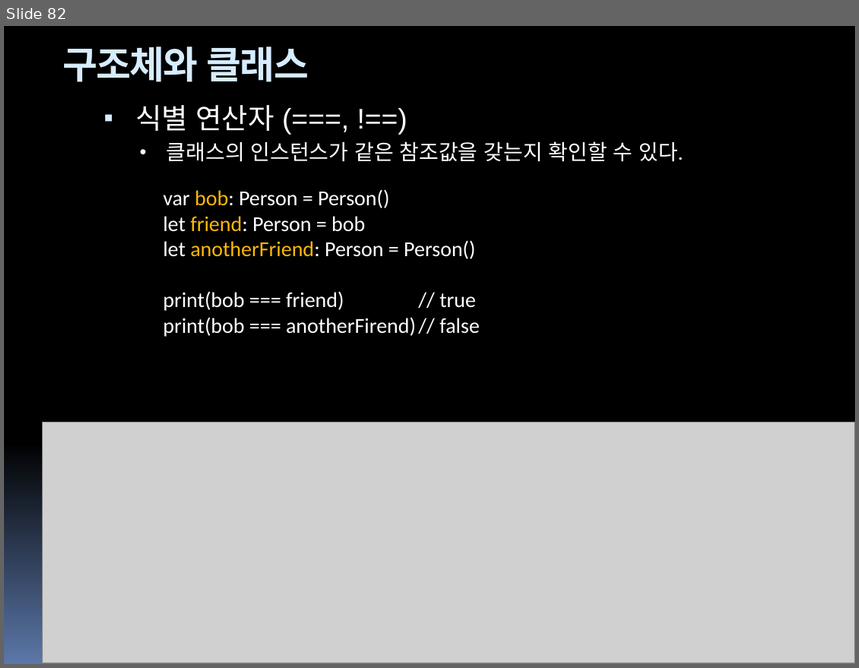
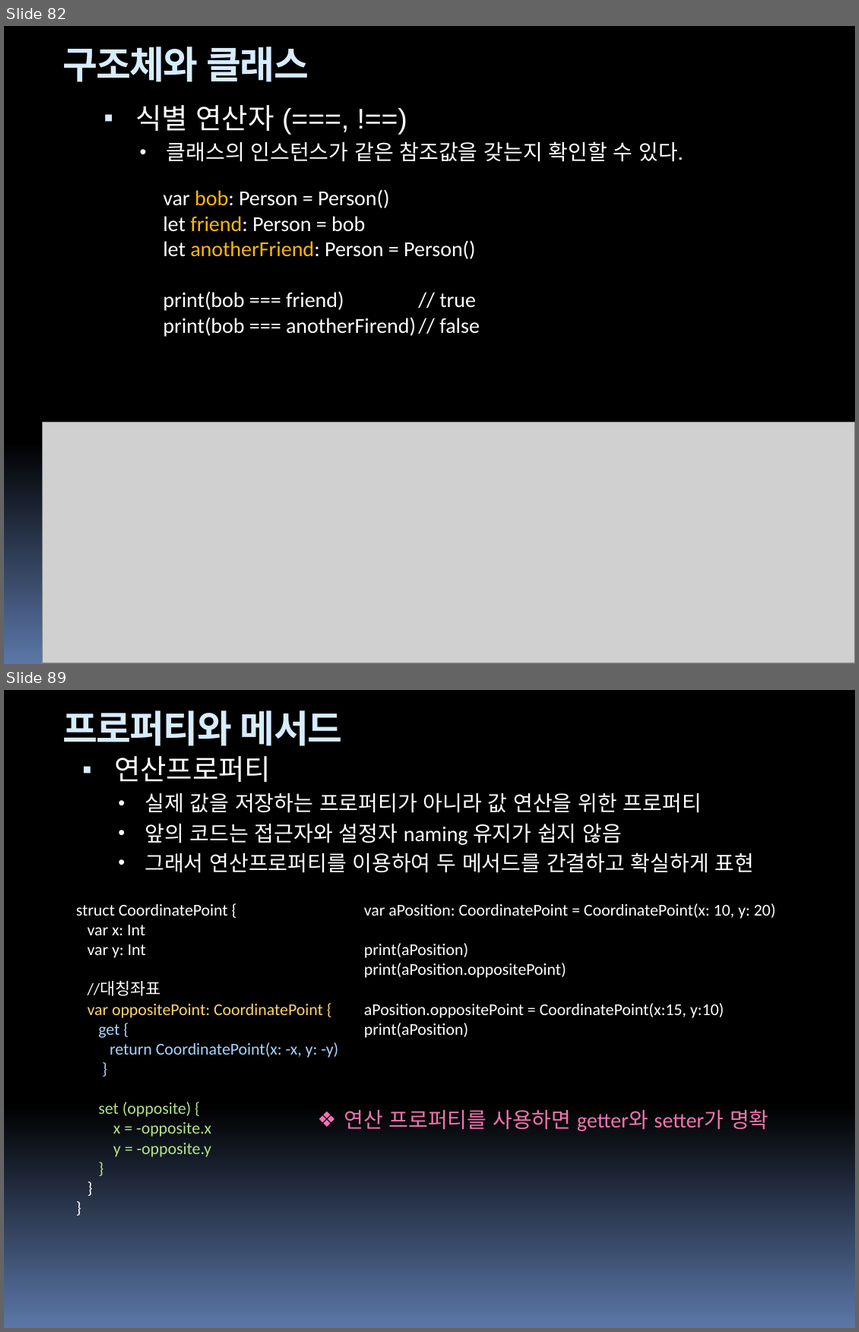
Before and after one commit to hounga13/helloSwift, a slide deck: Swift세미나자료.pptx. Shown one above the other, each under a label of ours: slide 82 before the commit, slides 82 and 89 after it; the slides between them are not shown. The pictures are 859x668 and 859x1332 pixels, drawn with LibreOffice and Linux fonts; fonts in the diff are those of the drawing; grey boxes stand for pictures. Boxes give left, top, right and bottom in pixels: in the first picture for what was removed or moved away, otherwise in the second. Text is boxed around its words. In the diff, an @@ line names an element or a change of style, - is before the commit and + after.

Commit message:
10장프로퍼티

```diff
--- a/Swift세미나자료.pptx
+++ b/Swift세미나자료.pptx
@@ slide 89 added at box(4, 690, 855, 1328), background gradient #000000 to #5B77A8 @@
@@ text added at box(63, 711, 342, 746), 32 pt, text #D6ECFF, bold @@
+프로퍼티와 메서드
@@ text added at box(114, 756, 755, 873), 18 pt, text #FFFFFF @@
+▪ 연산프로퍼티
+  • 실제 값을 저장하는 프로퍼티가 아니라 값 연산을 위한 프로퍼티
+  • 앞의 코드는 접근자와 설정자 naming 유지가 쉽지 않음
+  • 그래서 연산프로퍼티를 이용하여 두 메서드를 간결하고 확실하게 표현
@@ text added at box(76, 904, 338, 1157), 14 pt, text #FFFFFF @@
+struct CoordinatePoint {
+var x: Int
+var y: Int
+//대칭좌표
+var oppositePoint: CoordinatePoint {
+get {
+return CoordinatePoint(x: -x, y: -y)
+}
+set (opposite) {
+x = -opposite.x
+y = -opposite.y
+}
+}
+}
@@ text added at box(364, 904, 776, 1038), 14 pt, text #FFFFFF @@
+var aPosition: CoordinatePoint = CoordinatePoint(x: 10, y: 20)
+print(aPosition)
+print(aPosition.oppositePoint)
+aPosition.oppositePoint = CoordinatePoint(x:15, y:10)
+print(aPosition)
@@ text added at box(344, 1110, 769, 1132), 18 pt, text #F273AF @@
+❖ 연산 프로퍼티를 사용하면 getter와 setter가 명확
```
Also in this commit, not shown: 2 slides changed, 25 other slides added, 2 slides removed.
